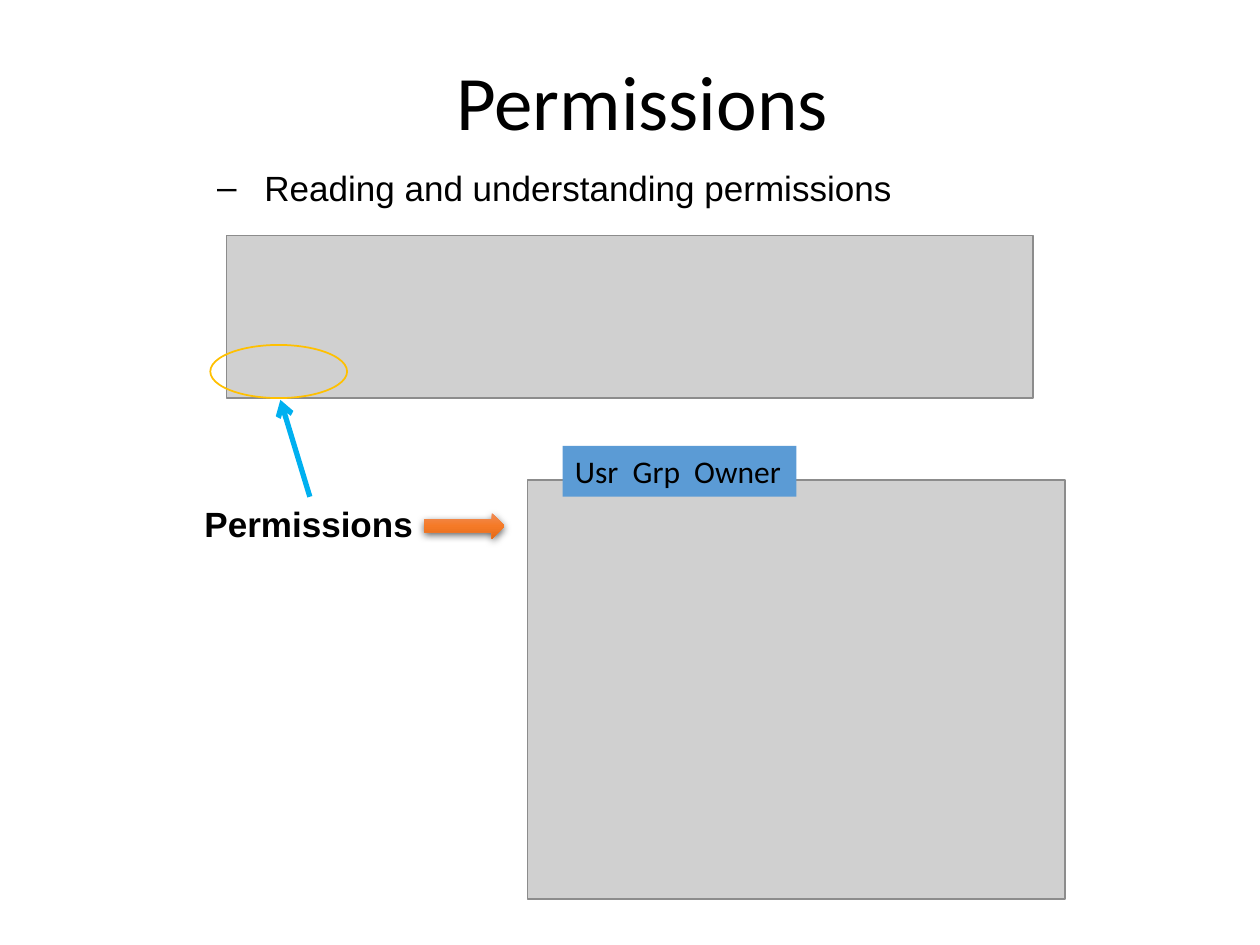
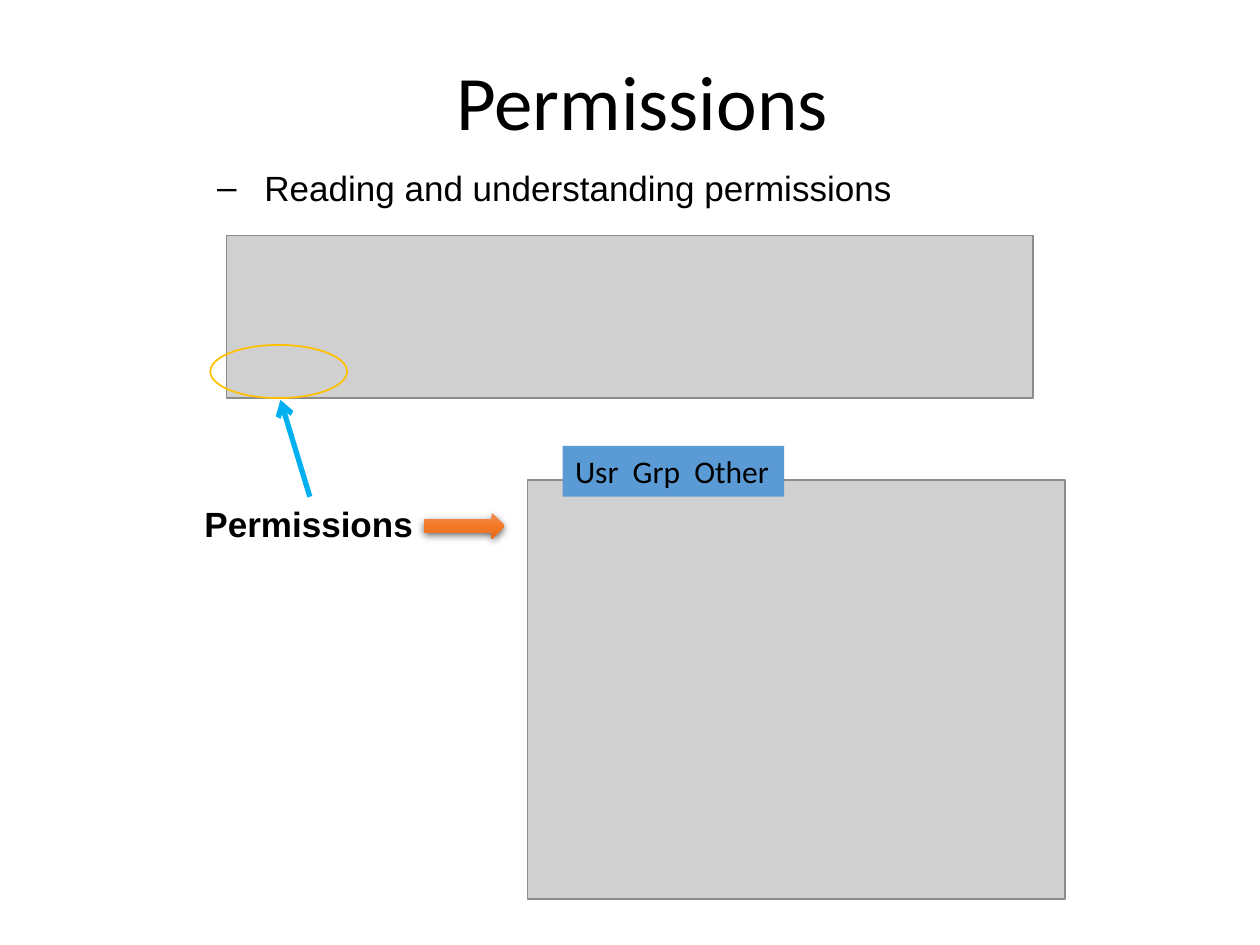
Before and after one commit to MarsUniversity/ece387-robotics, a slide deck: slide 14 of website/block_1_basics/lsn2/lsn2-linux.pptx (slide 11 before the commit). Drawn at 1260x945 pixels with LibreOffice and Linux fonts; fonts in the diff are those of the drawing; grey boxes stand for pictures. Boxes give left, top, right and bottom in pixels: in the first picture for what was removed or moved away, otherwise in the second. Text is boxed around its words. In the diff, an @@ line names an element or a change of style, - is before the commit and + after.

```diff
--- a/website/block_1_basics/lsn2/lsn2-linux.pptx
+++ b/website/block_1_basics/lsn2/lsn2-linux.pptx
@@ rectangle "Usr Grp Other": place and size @@
-rectangle "Usr Grp Other" at box(563, 446, 798, 496)
+rectangle "Usr Grp Other" at box(563, 446, 785, 496)
@@ text in rectangle at box(575, 461, 768, 488): text changed @@
-Usr Grp Owner
+Usr Grp Other
```
Also in this commit, not shown: 6 other slides changed, 2 slides added.
